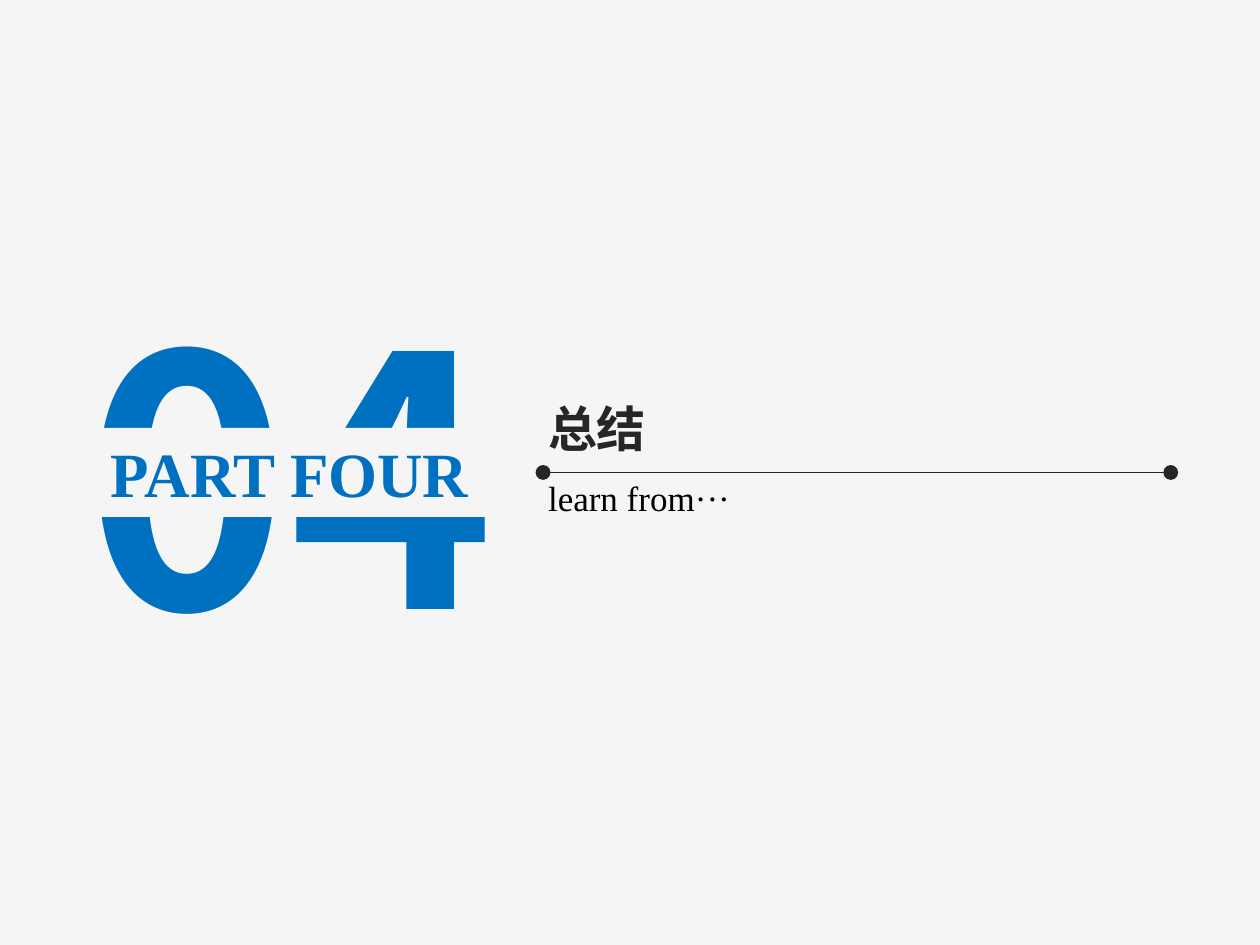
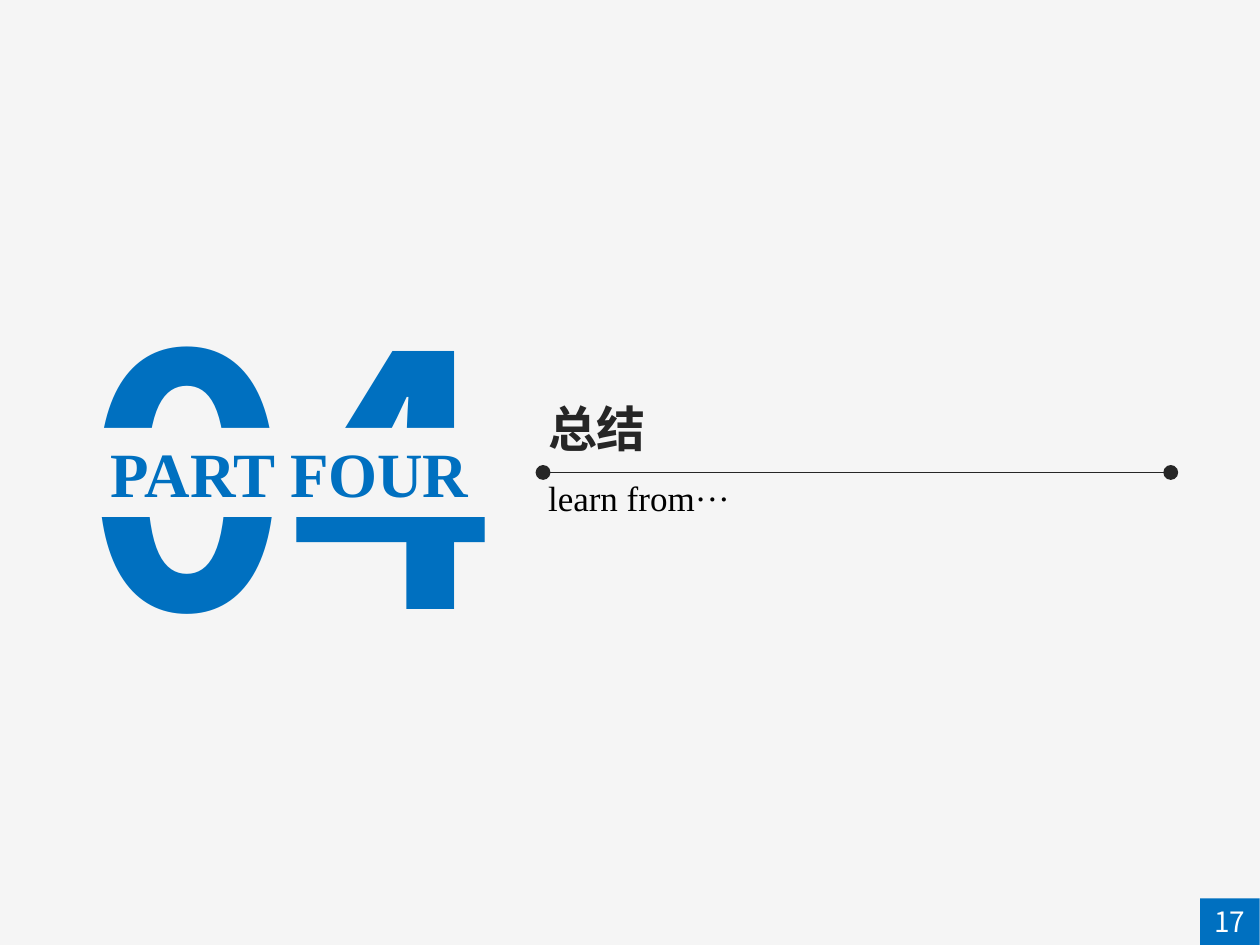
Before and after one commit to lijianhui1997/about_graduate, a slide deck: slide 17 of 答辩/李建辉-答辩.pptx (slide 18 before the commit). Drawn at 1260x945 pixels with LibreOffice and Linux fonts; fonts in the diff are those of the drawing. Boxes give left, top, right and bottom in pixels: in the first picture for what was removed or moved away, otherwise in the second. Text is boxed around its words. In the diff, an @@ line names an element or a change of style, - is before the commit and + after.

```diff
--- a/答辩/李建辉-答辩.pptx
+++ b/答辩/李建辉-答辩.pptx
@@ rectangle added at [1201, 898, 1260, 945], fill #0070C0 @@
@@ text added at [1214, 911, 1245, 932], 16 pt, text #FFFFFF @@
+17
```
Also in this commit, not shown: 16 other slides changed, 2 slides added, 6 slides removed, 5 other files.
